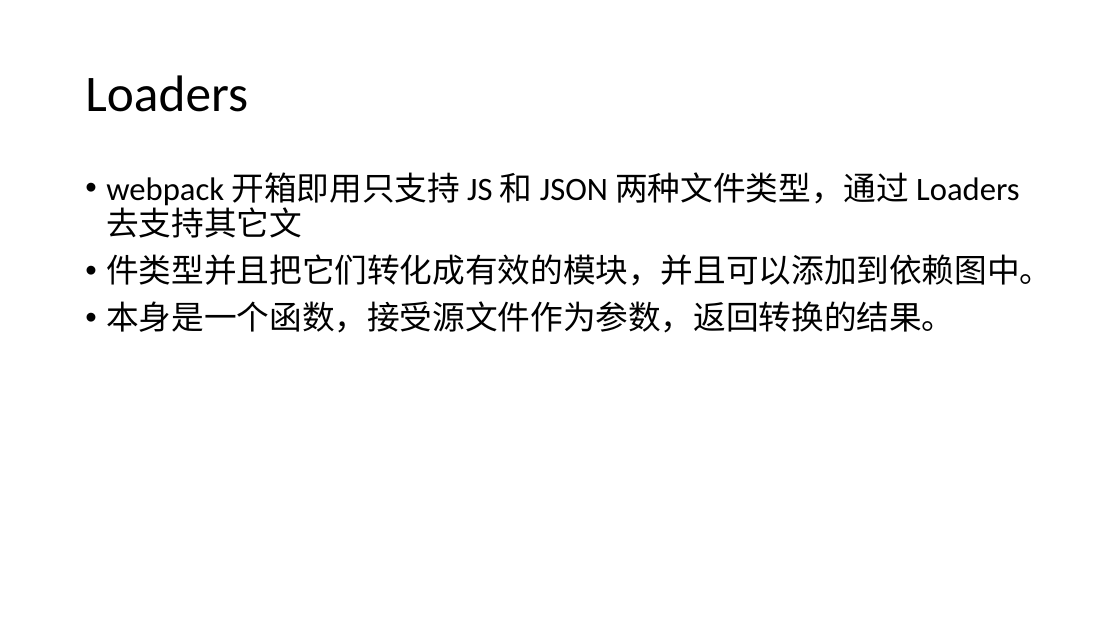
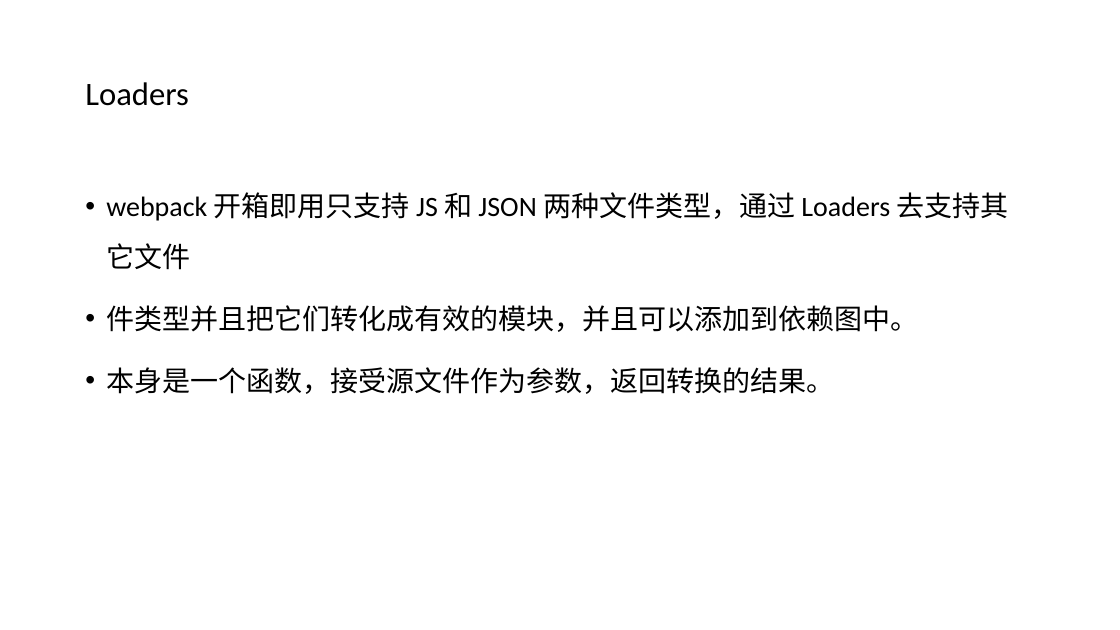
Before and after one commit to SmartWuJun/Demo, a slide deck: slide 7 of webpack.pptx. Drawn at 1120x630 pixels with LibreOffice and Linux fonts; fonts in the diff are those of the drawing. Boxes give left, top, right and bottom in pixels: in the first picture for what was removed or moved away, otherwise in the second. Text is boxed around its words. In the diff, an @@ line names an element or a change of style, - is before the commit and + after.

```diff
--- a/webpack.pptx
+++ b/webpack.pptx
@@ title "Loaders" at [85, 82, 188, 106]: size 44 to 28 pt @@
@@ text at [106, 192, 1009, 270]: text changed; size 28 to 24 pt @@
-• webpack 开箱即用只支持 JS 和 JSON 两种文件类型，通过 Loaders 去支持其它文
+• webpack 开箱即用只支持 JS 和 JSON 两种文件类型，通过 Loaders 去支持其它文件
@@ text at [106, 305, 918, 394]: size 28 to 24 pt in "件类型并且把它们转化成有效的模块，并且可以添加到依赖图中。", "本身是一个函数，接受源文件作为参数，返回转换的结果。"; line spacing 0.9 to 1.5 @@
```
Also in this commit, not shown: 9 other slides changed, 6 slides added, 2 slides removed, 7 other files.
